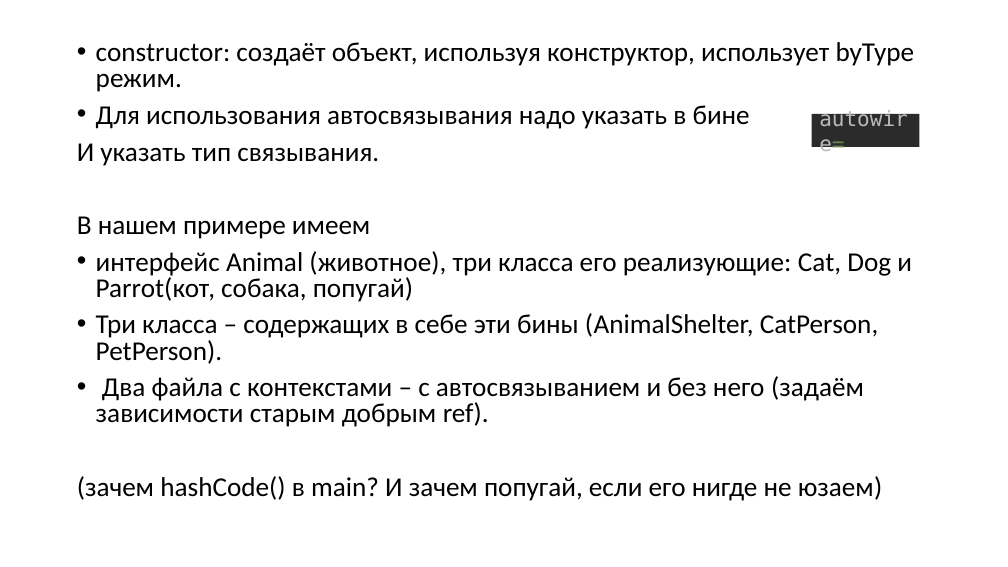
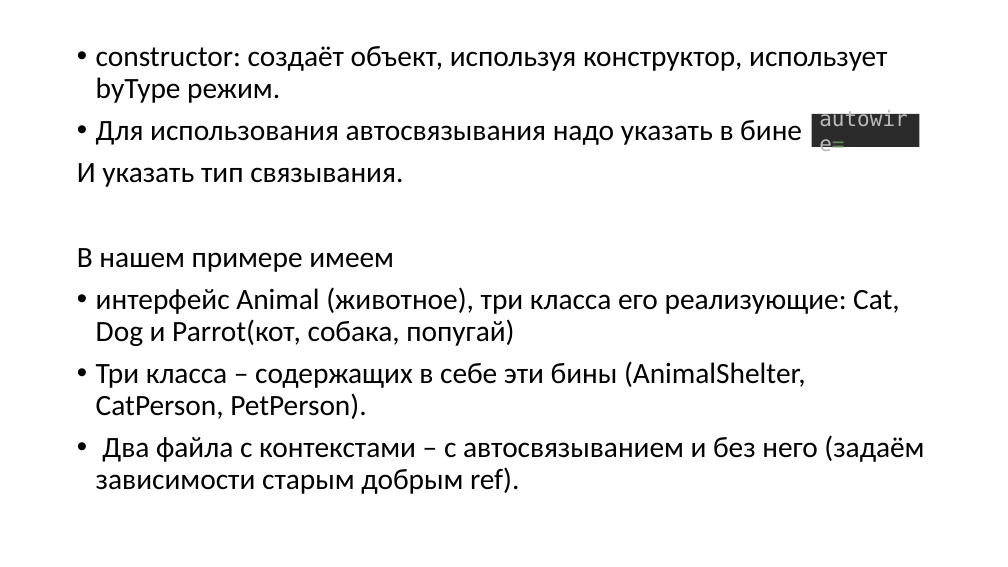
Before and after one commit to Zaudinov/Spring.IoC, a slide deck: slide 2 of presentations/example10.pptx. Drawn at 1008x567 pixels with LibreOffice and Linux fonts; fonts in the diff are those of the drawing. Boxes give left, top, right and bottom in pixels: in the first picture for what was removed or moved away, otherwise in the second. Text is boxed around its words. In the diff, an @@ line names an element or a change of style, - is before the commit and + after.

Commit message:
example 10 presentation was changed, Parrot class was deleted

```diff
--- a/presentations/example10.pptx
+++ b/presentations/example10.pptx
@@ text "constructor: создаёт объект, используя конструктор, ..." at (77, 46, 924, 494): size 25.9 to 28 pt; line spacing 0.8 to 0.9 @@
@@ text at (77, 476, 883, 501): paragraph removed @@
-(зачем hashCode() в main? И зачем попугай, если его нигде не юзаем)
```
Also in this commit, not shown: 2 other files.
